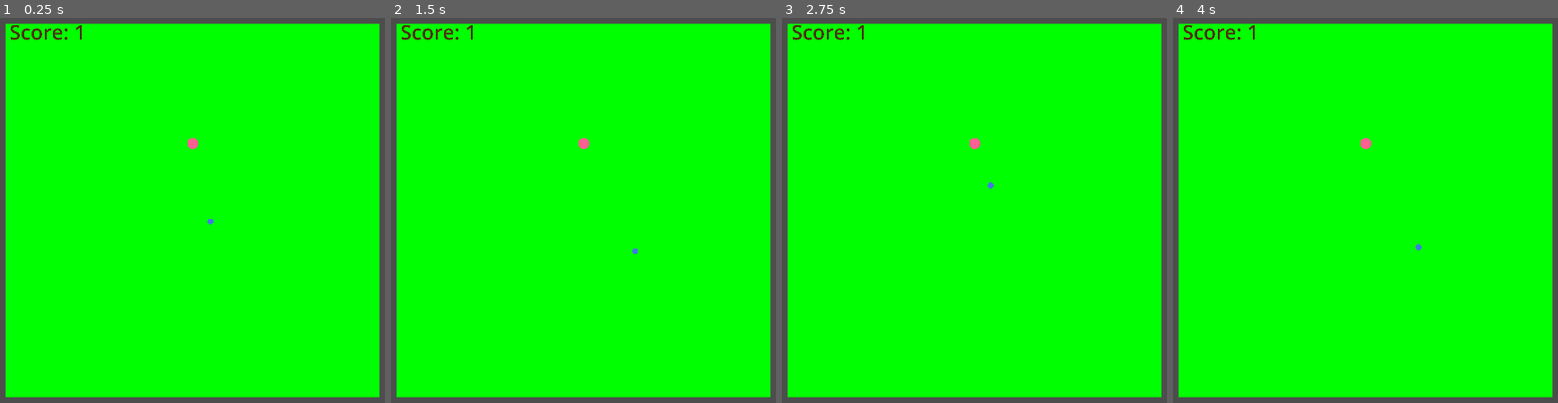
Above: before the commit, frames 1-4 (left to right).
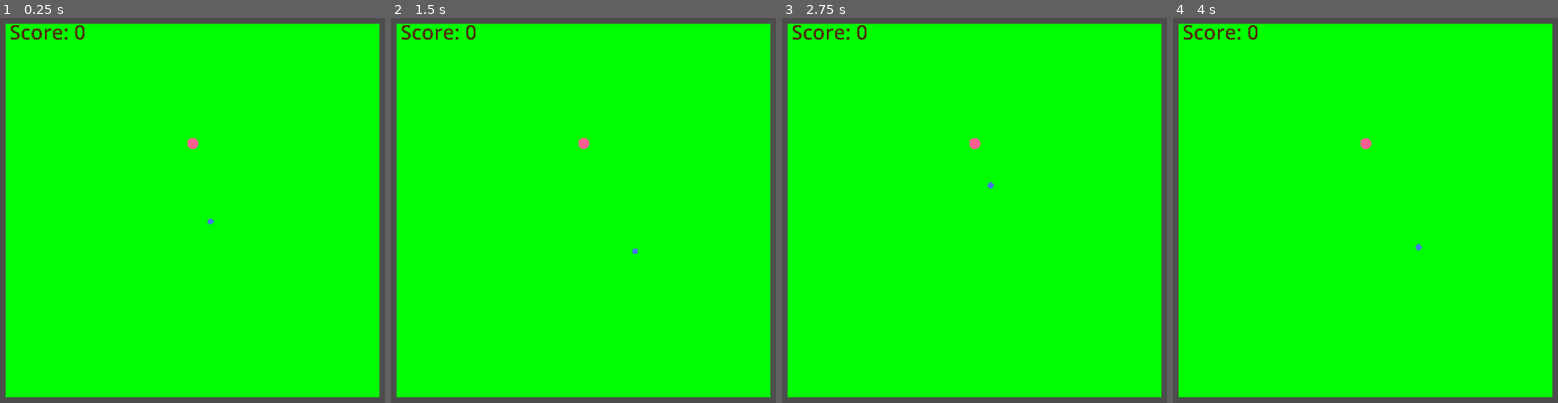
Above: after the commit, the same moments.

Repository: CauchyApprentice/Cauchys-Snake
Game: Godot game, scene res://Scenes/main.tscn
The game is run twice, just before and just after one commit, with the same random seed, the same clock (stepped at 60 frames per second) and the same inputs.
Inputs (mouse positions are in pixels of both pictures, inside the frame that each line leads up to):
- Up to frame 1 (0.25 s): no input
- Up to frame 2 (1.5 s): tap Enter at 0.5 s; move the mouse to (741, 191) at 0.52 s; tap Space at 1.25 s; move the mouse to (441, 229) at 1.27 s
- Up to frame 3 (2.75 s): tap Enter at 2 s; move the mouse to (1047, 121) at 2.02 s
- Up to frame 4 (4 s): tap Space at 2.75 s; move the mouse to (1330, 291) at 2.77 s; move the mouse to (outside the picture) at 3.52 s

The runs differ from the first frame. In frame 1, less than 0.1% of the frame differs, in the area x 19-23%, y 1-6%; in frame 2, less than 0.1%; in frame 3, less than 0.1%; in frame 4, less than 0.1%.

Commit message:
Added Snake death

Diff:
--- a/Scenes/SnakePart.tscn
+++ b/Scenes/SnakePart.tscn
@@ -5,9 +5,9 @@
 height = 40.0
 
 [sub_resource type="CircleShape2D" id="CircleShape2D_n4pia"]
-radius = 20.0
+radius = 11.25
 
-[node name="SnakePart" type="CharacterBody2D"]
+[node name="SnakePart" type="CharacterBody2D" groups=["snake"]]
 scale = Vector2(0.395, 0.395)
 collision_layer = 2
 collision_mask = 0
@@ -18,5 +18,4 @@
 mesh = SubResource("SphereMesh_u6c76")
 
 [node name="CollisionShape2D" type="CollisionShape2D" parent="."]
-visible = false
 shape = SubResource("CircleShape2D_n4pia")
--- /dev/null
+++ b/Scenes/lost_label.gd
@@ -0,0 +1,6 @@
+extends Label
+
+var score: int = 0
+
+func _process(delta: float) -> void:
+	text = "You lost!\nScore: " + str(score)
--- a/Scenes/main.tscn
+++ b/Scenes/main.tscn
@@ -1,9 +1,11 @@
-[gd_scene load_steps=6 format=3 uid="uid://bbopdiri6iqpp"]
+[gd_scene load_steps=8 format=3 uid="uid://bbopdiri6iqpp"]
 
 [ext_resource type="Script" path="res://Scripts/main.gd" id="1_7m1hl"]
 [ext_resource type="PackedScene" uid="uid://cx86aroda5qao" path="res://Scenes/SnakePart.tscn" id="1_awydk"]
 [ext_resource type="Script" path="res://Scripts/SnakeHead.gd" id="3_uvf7j"]
 [ext_resource type="PackedScene" uid="uid://cd66lovix41ku" path="res://wall.tscn" id="4_hpfps"]
+[ext_resource type="Script" path="res://Scenes/score_label.gd" id="5_3jyke"]
+[ext_resource type="Script" path="res://Scenes/lost_label.gd" id="6_rac1g"]
 
 [sub_resource type="QuadMesh" id="QuadMesh_xff5t"]
 size = Vector2(1000, 1000)
@@ -18,24 +20,32 @@
 mesh = SubResource("QuadMesh_xff5t")
 
 [node name="SnakeHead" parent="." instance=ExtResource("1_awydk")]
-collision_mask = 1
+collision_mask = 7
 script = ExtResource("3_uvf7j")
 
 [node name="wall_left" parent="." instance=ExtResource("4_hpfps")]
 position = Vector2(-533.945, 0)
 scale = Vector2(1.32, 20.6851)
+collision_layer = 4
+collision_mask = 2
 
 [node name="wall_right" parent="." instance=ExtResource("4_hpfps")]
 position = Vector2(534.04, 0)
 scale = Vector2(1.32, 20.6851)
+collision_layer = 4
+collision_mask = 2
 
 [node name="wall_up" parent="." instance=ExtResource("4_hpfps")]
 position = Vector2(0, -525.435)
 scale = Vector2(20.34, 1)
+collision_layer = 4
+collision_mask = 2
 
 [node name="wall_down" parent="." instance=ExtResource("4_hpfps")]
 position = Vector2(0, 526)
 scale = Vector2(20.34, 1)
+collision_layer = 4
+collision_mask = 2
 
 [node name="scoreLabel" type="Label" parent="."]
 offset_left = -490.0
@@ -47,6 +57,22 @@
 theme_override_colors/font_shadow_color = Color(0.67451, 1, 0, 0.647059)
 theme_override_font_sizes/font_size = 451
 text = "0"
+script = ExtResource("5_3jyke")
+
+[node name="lostLabel" type="Label" parent="."]
+visible = false
+offset_left = -180.0
+offset_top = -118.0
+offset_right = 1213.0
+offset_bottom = 787.355
+scale = Vector2(0.26, 0.26)
+theme_override_font_sizes/font_size = 321
+text = "You lost!
+Score: 20"
+horizontal_alignment = 1
+vertical_alignment = 1
+script = ExtResource("6_rac1g")
 
 [connection signal="food_eaten" from="SnakeHead" to="." method="_on_snake_head_food_eaten"]
+[connection signal="has_died" from="SnakeHead" to="." method="_on_snake_head_has_died"]
 [connection signal="has_moved" from="SnakeHead" to="." method="_on_snake_head_has_moved"]
--- /dev/null
+++ b/Scenes/score_label.gd
@@ -0,0 +1,6 @@
+extends Label
+
+var score: int = 0
+
+func _process(_delta: float) -> void:
+	text = "Score: " + str(score)
--- a/Scripts/SnakeHead.gd
+++ b/Scripts/SnakeHead.gd
@@ -5,6 +5,7 @@
 var ang_speed: float = deg_to_rad(270) #turning speed
 signal food_eaten
 signal has_moved(new_position)
+signal has_died
 
 
 
@@ -45,3 +46,5 @@
 		if collider.is_in_group("foods"):
 			collider.queue_free() #removes food
 			food_eaten.emit()
+		elif collider.is_in_group("snake"):
+			has_died.emit()
--- a/Scripts/main.gd
+++ b/Scripts/main.gd
@@ -71,3 +71,10 @@
 	score += 1
 	for k in range(nourish):
 		add_snake_body()
+
+
+func _on_snake_head_has_died() -> void:
+	$scoreLabel.visible = false
+	$lostLabel.score = score
+	$lostLabel.visible = true
+	get_tree().paused = true
--- a/project.godot
+++ b/project.godot
@@ -29,6 +29,7 @@
 
 2d_physics/layer_1="food"
 2d_physics/layer_2="snake"
+2d_physics/layer_3="wall"
 
 [rendering]
 
